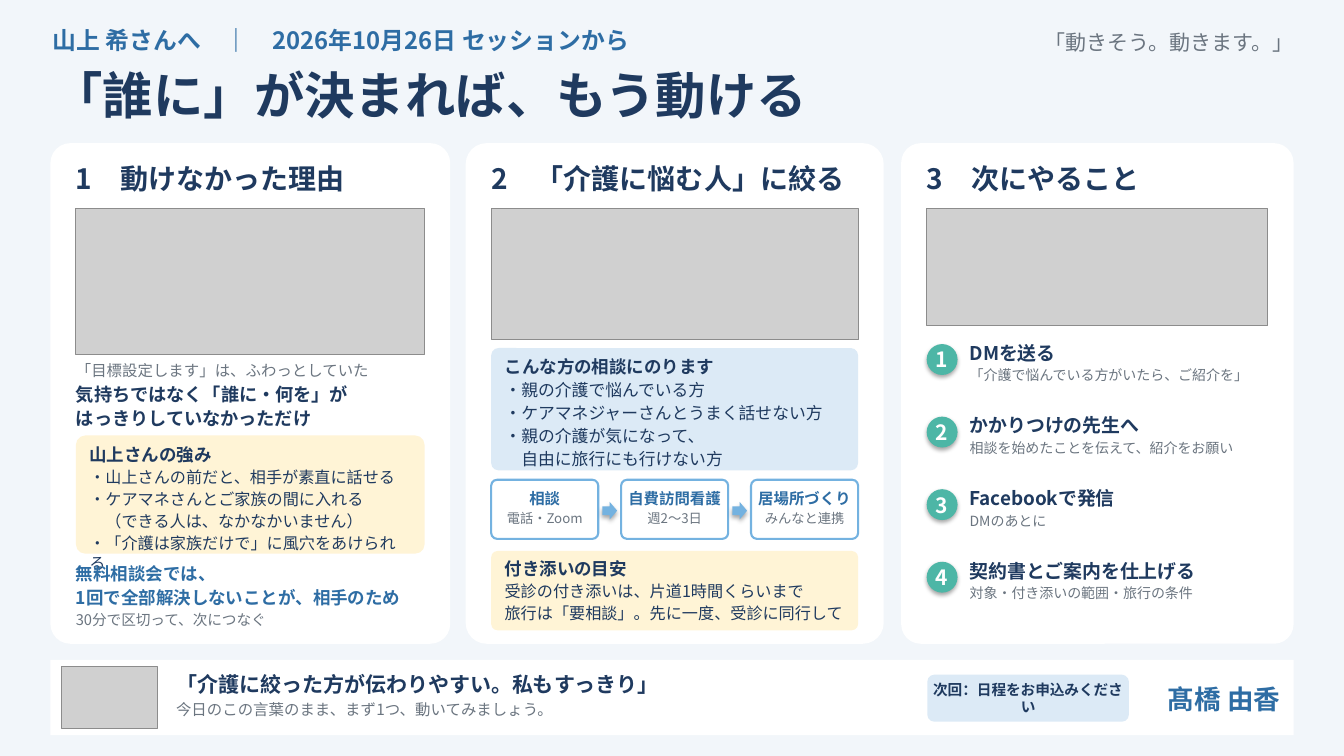
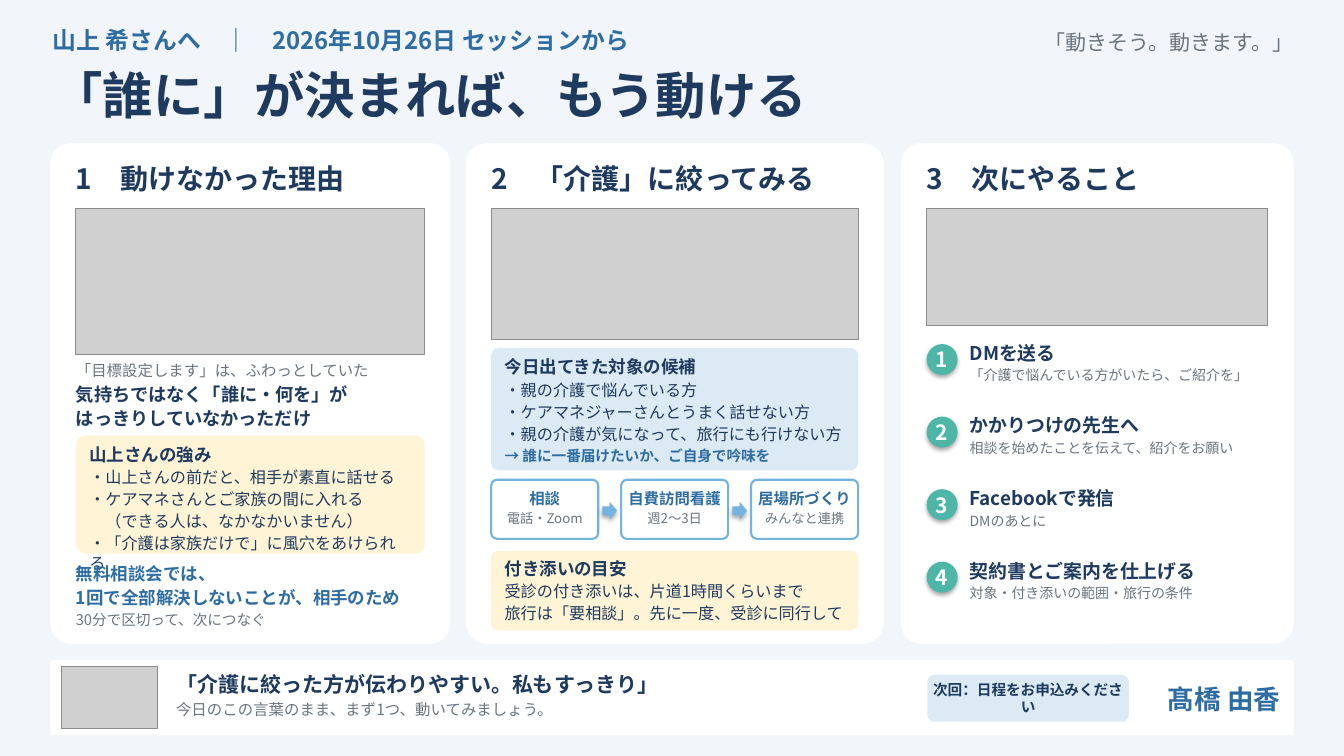
Before and after one commit to y-takahashi-cmd/MyBrain, a slide deck: slide 1 of 20_Projects/企業のオンライン保健室養成講座/初級コース/山上希/セッションログ/20261026_山上さんへ_セッションまとめ.pptx. Drawn at 1344x756 pixels with LibreOffice and Linux fonts; fonts in the diff are those of the drawing; grey boxes stand for pictures. Boxes give left, top, right and bottom in pixels: in the first picture for what was removed or moved away, otherwise in the second. Text is boxed around its words. In the diff, an @@ line names an element or a change of style, - is before the commit and + after.

```diff
--- a/20_Projects/企業のオンライン保健室養成講座/初級コース/山上希/セッションログ/20261026_山上さんへ_セッションまとめ.pptx
+++ b/20_Projects/企業のオンライン保健室養成講座/初級コース/山上希/セッションログ/20261026_山上さんへ_セッションまとめ.pptx
@@ text at (x1=491, y1=165, x2=815, y2=192): text changed @@
-2 「介護に悩む人」に絞る
+2 「介護」に絞ってみる
@@ text at (x1=505, y1=358, x2=697, y2=375): text changed @@
-こんな方の相談にのります
+今日出てきた対象の候補
@@ text at (x1=505, y1=382, x2=811, y2=420): size 12 to 11.5 pt in "・親の介護で悩んでいる方", "・ケアマネジャーさんとうまく話せない方" @@
@@ text at (x1=505, y1=426, x2=842, y2=463): text changed; size 12 to 11.5 pt @@
-・親の介護が気になって、
-自由に旅行にも行けない方
+・親の介護が気になって、旅行にも行けない方
+→ 誰に一番届けたいか、ご自身で吟味を
```
Also in this commit, not shown: 4 other files.
